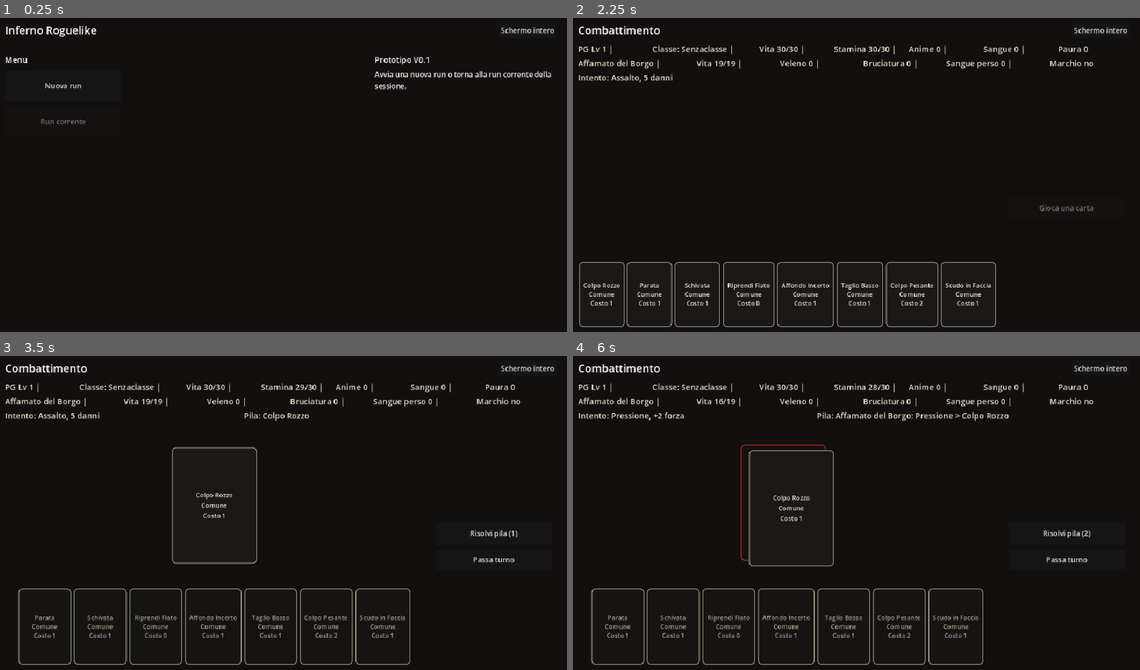
Above: before the commit, frames 1-4 (two rows, left to right).
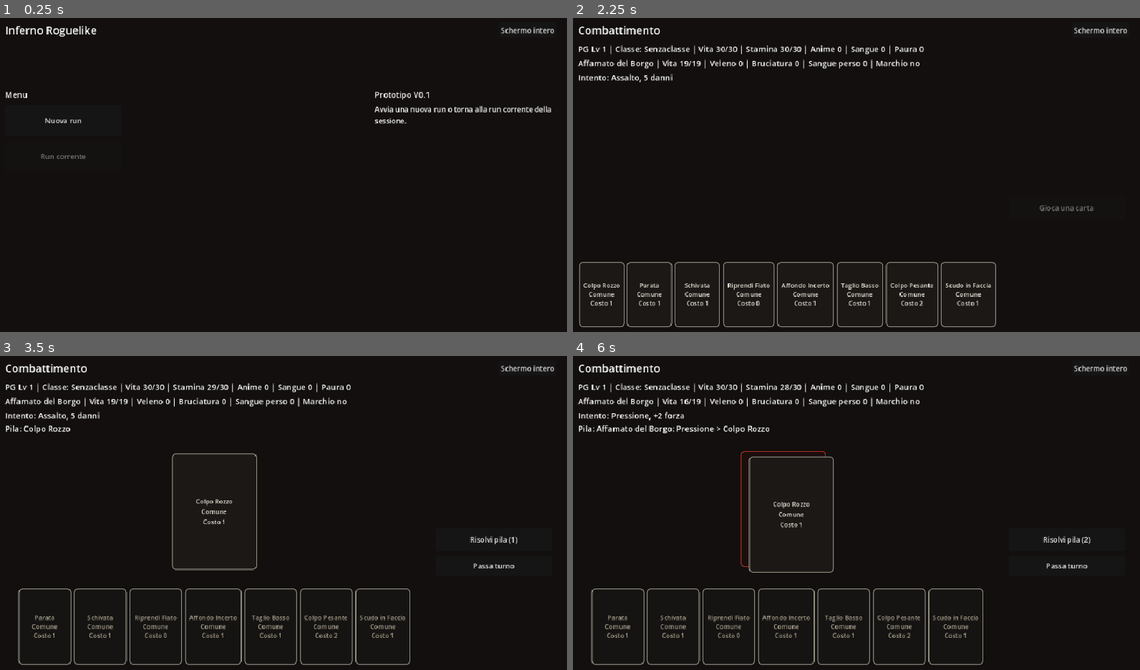
Above: after the commit, the same moments.

Repository: Chivas1504/Gioco
Game: Godot game, scene res://scenes/main.tscn
The game is run twice, just before and just after one commit, with the same random seed, the same clock (stepped at 60 frames per second) and the same inputs.
Inputs:
- Up to frame 1 (0.25 s): no input
- Up to frame 2 (2.25 s): click "Schermo intero" at 0.5 s; click "Finestra" at 1.25 s; click "Nuova run" at 2 s
- Up to frame 3 (3.5 s): click "Colpo Rozzo Comune Costo 1" at 2.75 s
- Up to frame 4 (6 s): click "Risolvi pila (1)" at 3.5 s; click "Schermo intero" at 4.25 s; click "Finestra" at 5 s; click "Colpo Rozzo Comune Costo 1" at 5.75 s

The runs differ from the first frame. In frame 1, 1.3% of the frame differs, in the area x 1-98%, y 12-45%; in frame 2, 1.7%; in frame 3, 2.9%; in frame 4, 3.4%, in the area x 0-92%, y 8-70%.

Commit message:
Ripristina header continuo nel combat

Diff:
--- a/scripts/main.gd
+++ b/scripts/main.gd
@@ -44,9 +44,6 @@
 var player_label: Label
 var enemy_label: Label
 var intent_label: Label
-var player_hud_row: HBoxContainer
-var enemy_hud_row: HBoxContainer
-var intent_hud_row: HBoxContainer
 var log_label: RichTextLabel
 var cards_title: Label
 var card_grid: GridContainer
@@ -120,17 +117,25 @@
 	root.add_child(status_row)
 
 	player_label = Label.new()
+	player_label.size_flags_horizontal = Control.SIZE_EXPAND_FILL
+	player_label.horizontal_alignment = HORIZONTAL_ALIGNMENT_LEFT
+	player_label.autowrap_mode = TextServer.AUTOWRAP_WORD_SMART
+	player_label.add_theme_font_size_override("font_size", 18)
+	status_row.add_child(player_label)
+
 	enemy_label = Label.new()
+	enemy_label.size_flags_horizontal = Control.SIZE_EXPAND_FILL
+	enemy_label.horizontal_alignment = HORIZONTAL_ALIGNMENT_LEFT
+	enemy_label.autowrap_mode = TextServer.AUTOWRAP_WORD_SMART
+	enemy_label.add_theme_font_size_override("font_size", 18)
+	status_row.add_child(enemy_label)
+
 	intent_label = Label.new()
-
-	player_hud_row = _make_hud_row()
-	status_row.add_child(player_hud_row)
-
-	enemy_hud_row = _make_hud_row()
-	status_row.add_child(enemy_hud_row)
-
-	intent_hud_row = _make_hud_row()
-	status_row.add_child(intent_hud_row)
+	intent_label.size_flags_horizontal = Control.SIZE_EXPAND_FILL
+	intent_label.horizontal_alignment = HORIZONTAL_ALIGNMENT_LEFT
+	intent_label.autowrap_mode = TextServer.AUTOWRAP_WORD_SMART
+	intent_label.add_theme_font_size_override("font_size", 18)
+	status_row.add_child(intent_label)
 
 	var content_row = HBoxContainer.new()
 	content_row.size_flags_horizontal = Control.SIZE_EXPAND_FILL
@@ -239,73 +244,9 @@
 		title_width -= fullscreen_button.size.x + 16.0
 	if screen_title != null:
 		screen_title.custom_minimum_size.x = title_width
-	for row in [player_hud_row, enemy_hud_row, intent_hud_row]:
-		if row != null:
-			row.custom_minimum_size.x = status_width
-
-
-func _make_hud_row() -> HBoxContainer:
-	var row = HBoxContainer.new()
-	row.size_flags_horizontal = Control.SIZE_EXPAND_FILL
-	row.add_theme_constant_override("separation", 8)
-	return row
-
-
-func _clear_header_hud() -> void:
-	for row in [player_hud_row, enemy_hud_row, intent_hud_row]:
-		if row == null:
-			continue
-		for child in row.get_children():
-			child.queue_free()
-
-
-func _render_header_hud() -> void:
-	_clear_header_hud()
-	_add_hud_text(player_hud_row, "PG Lv %d |" % run_state.player_level)
-	_add_hud_text(player_hud_row, "Classe: %s |" % _get_class_display_text(run_state.active_class), 1.45)
-	_add_hud_text(player_hud_row, "Vita %d/%d |" % [run_state.health, run_state.max_health])
-	_add_hud_text(player_hud_row, "Stamina %d/%d |" % [run_state.stamina, run_state.max_stamina])
-	_add_hud_text(player_hud_row, "Anime %d |" % run_state.get_material("anime"))
-	_add_hud_text(player_hud_row, "Sangue %d |" % run_state.get_material("sangue"))
-	_add_hud_text(player_hud_row, "Paura %d" % run_state.fear)
-
-	if screen_mode == SCREEN_SAFE:
-		_add_hud_text(enemy_hud_row, "Nodo: %s (%s)" % [run_state.get_current_node_name(), run_state.get_current_node_type()], 2.0)
-		_add_hud_text(intent_hud_row, "Posizione: %d,%d" % [run_state.map_position.x, run_state.map_position.y])
-	elif screen_mode == SCREEN_REWARD:
-		_add_hud_text(enemy_hud_row, "Nemico sconfitto: %s" % String(combat_state.enemy.get("name", "Nemico")), 1.8)
-		_add_hud_text(intent_hud_row, "Raccogli le ricompense. Puoi scegliere fino a 1 carta.", 2.2)
-	elif screen_mode == SCREEN_COMBAT:
-		_add_hud_text(enemy_hud_row, "%s |" % String(combat_state.enemy.get("name", "Nemico")), 1.45)
-		_add_hud_text(enemy_hud_row, "Vita %d/%d |" % [combat_state.enemy.get("health", 0), combat_state.enemy.get("max_health", 0)])
-		_add_hud_text(enemy_hud_row, "Veleno %d |" % combat_state.enemy.get("poison", 0))
-		_add_hud_text(enemy_hud_row, "Bruciatura %d |" % combat_state.enemy.get("burn", 0))
-		_add_hud_text(enemy_hud_row, "Sangue perso %d |" % combat_state.enemy.get("bleed", 0), 1.25)
-		_add_hud_text(enemy_hud_row, "Marchio %s" % ("si" if bool(combat_state.enemy.get("marked", false)) else "no"))
-
-		var intent = combat_state.current_intent()
-		if intent.get("kind") == "attack":
-			_add_hud_text(intent_hud_row, "Intento: %s, %d danni" % [intent.get("name", ""), intent.get("damage", 0)], 1.7)
-		elif intent.get("kind") == "buff":
-			_add_hud_text(intent_hud_row, "Intento: %s, +%d forza" % [intent.get("name", ""), intent.get("strength", 0)], 1.7)
-		else:
-			_add_hud_text(intent_hud_row, "Intento: -")
-		if combat_state.has_staged_cards():
-			_add_hud_text(intent_hud_row, "Pila: %s" % _format_staged_stack(), 2.25)
-
-
-func _add_hud_text(parent: HBoxContainer, text: String, stretch_ratio: float = 1.0) -> void:
-	if parent == null:
-		return
-	var label = Label.new()
-	label.size_flags_horizontal = Control.SIZE_EXPAND_FILL
-	label.size_flags_stretch_ratio = stretch_ratio
-	label.text = text
-	label.clip_text = true
-	label.text_overrun_behavior = TextServer.OVERRUN_TRIM_ELLIPSIS
-	label.add_theme_color_override("font_color", Color(0.92, 0.90, 0.84))
-	label.add_theme_font_size_override("font_size", 18)
-	parent.add_child(label)
+	for label in [player_label, enemy_label, intent_label]:
+		if label != null:
+			label.custom_minimum_size.x = status_width
 
 
 func _show_start_menu() -> void:
@@ -373,7 +314,6 @@
 	_refresh_header_width()
 	_clear_card_preview()
 	if screen_mode == SCREEN_MENU:
-		_clear_header_hud()
 		hand_spacer.visible = false
 		combat_action_panel.visible = false
 		end_intent_button.visible = false
@@ -423,8 +363,6 @@
 			intent_label.text = "Intento: -"
 		if combat_state.has_staged_cards():
 			intent_label.text += "\nPila: %s" % _format_staged_stack()
-
-	_render_header_hud()
 
 	if screen_mode == SCREEN_SAFE:
 		screen_title.text = "Falò / Shop"
